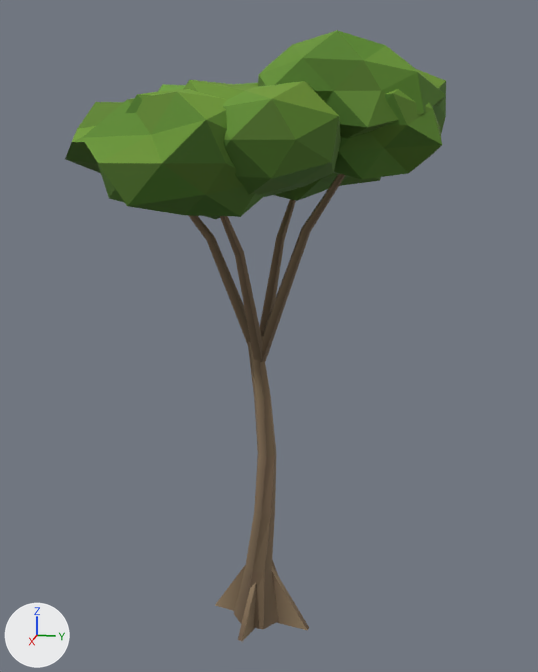
Renders of the glTF model web/public/cove/tree/canopy_a.glb from each side of a commit.
Rendered twice from a 50 mm camera at (17.94, 3.76, 12.46) aimed at (-0.45, 0.08, 7.86). Arrows for +X, +Y and +Z are at lower left; the lights stay in place. The first picture is the older version. Where no turn or scale is listed for an object, it has been applied to the vertices. Vertices at exactly the same position are counted once.

Names of what the first picture shows: 'canopy_a_leafy', 'canopy_a_solid'.
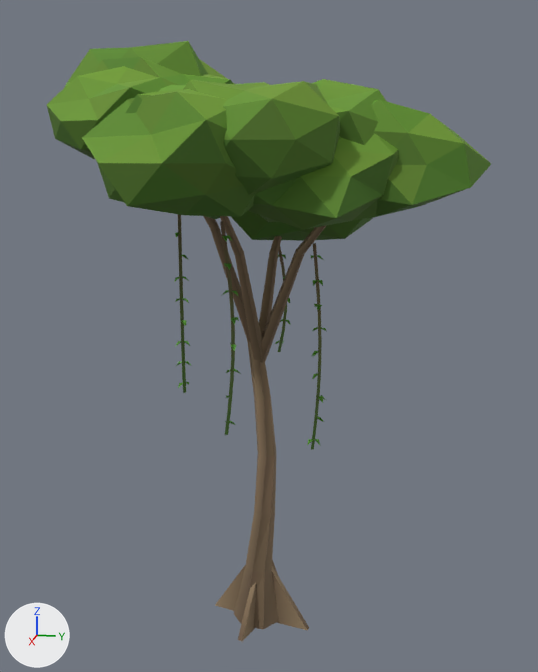
Where the newer file only moved an object's origin or applied its transform, the numbers keep the older frame.

Boxes [x1, y1, x2, y2] around the edits, measured in the pictures (538 x 672 px; the box of a moved part takes in the faces that stretch with it):
'canopy_a_leafy', reshaped, moved, rescaled (16% wider): before [65, 30, 446, 219]; after [47, 41, 491, 241]
'canopy_a_solid', reshaped: before [188, 174, 345, 641]; after [203, 216, 327, 641]
'canopy_a_leaf', added: after [174, 214, 327, 450]
part 1 of me_mesh_0, moved or reshaped: before [188, 174, 345, 362]; after [203, 216, 327, 363]
part 2 of me_mesh_1, moved or reshaped: before [183, 80, 341, 197]; after [183, 80, 340, 195]
part 3 of me_mesh_1, moved or reshaped: before [82, 89, 266, 219]; after [82, 89, 255, 219]
part 4 of me_mesh_1, moved or reshaped: before [126, 83, 258, 113]; after [126, 82, 269, 113]
part 5 of me_mesh_1, moved or reshaped (not visible before): after [95, 57, 233, 85]
part 6 of me_mesh_1, moved or reshaped (not visible before): after [47, 66, 177, 159]
part 7 of me_mesh_1, moved or reshaped: before [65, 102, 124, 173]; after [64, 41, 234, 88]
part 8 of me_mesh_1, moved or reshaped (not visible afterwards): before [275, 173, 381, 201]
part 9 of me_mesh_1, moved or reshaped (not visible before): after [231, 211, 373, 241]
part 10 of me_mesh_1, moved or reshaped: before [258, 30, 446, 138]; after [368, 99, 491, 218]
part 11 of me_mesh_1, moved or reshaped: before [334, 89, 442, 180]; after [312, 79, 386, 145]
part 12 of me_mesh_1, moved or reshaped: before [416, 69, 446, 133]; after [248, 133, 398, 230]

Diff of the bpy script that builds the scene:
```diff
--- a/web/public/cove/tree/canopy_a.glb.py
+++ b/web/public/cove/tree/canopy_a.glb.py
@@ mat_lowpoly_leaf @@
+mat_lowpoly_leaf = bpy.data.materials.new('lowpoly_leaf')
+mat_lowpoly_leaf.use_nodes = True; mat_lowpoly_leaf.node_tree.nodes.clear()
+_N = mat_lowpoly_leaf.node_tree.nodes; _L = mat_lowpoly_leaf.node_tree.links
+n0 = _N.new('ShaderNodeBsdfPrincipled'); n0.name = 'Principled BSDF'
+n0.inputs[2].default_value = 0.75  # 'Roughness'
+n1 = _N.new('ShaderNodeOutputMaterial'); n1.name = 'Material Output'
+n2 = _N.new('ShaderNodeVertexColor'); n2.name = 'Color Attribute'
+_L.new(n0.outputs[0], n1.inputs[0])  # 'BSDF' to 'Surface'
+_L.new(n2.outputs[0], n0.inputs[0])  # 'Color' to 'Base Color'
@@ me_mesh_0 @@
-me_mesh_0.from_pydata(...)  # 126 vertices, 166 faces; spans x -2.48..2.48, y -2.62..2.62, z -6.3..6.3
+me_mesh_0.from_pydata(...)  # 126 vertices, 166 faces; spans x -2.02..2.48, y -2.28..2.47, z -6.3..6.37
+# me_mesh_0 part 1: 41 of 126 vertices moved; they spanned x -2.48..0.29, y -2.62..2.62, z 1.02..6.3 and now span x -2.02..1.14, y -2.28..2.47, z 1.03..6.37; mean shift (0.35, -0.01, -0.18); largest move (0.26, 2.52, 6.29) -> (1.14, 2.39, 5.29)
 me_mesh_0.materials.append(mat_lowpoly)
@@ me_mesh_1 @@
 # used by ob_canopy_a_leafy; parent = ob_canopy_a; location = (-0.323, -0.406, 12.97); scale = (5.03, 5.03, 5.03)
-me_mesh_1.from_pydata(...)  # 504 vertices, 960 faces; spans x -1.0..1.0, y -0.92..0.92, z -0.4..0.4
+me_mesh_1.from_pydata(...)  # 504 vertices, 960 faces; spans x -0.88..0.88, y -1.0..1.0, z -0.46..0.46
+# me_mesh_1 part 2: the loose piece of 42 vertices spanning x 0.12..0.9, y -0.25..0.51, z -0.29..0.18 is scaled about its middle by 0.936, then moved by (-0.09, -0.06, 0.07)
+# me_mesh_1 part 3: the loose piece of 42 vertices spanning x 0.11..1.0, y -0.54..0.41, z -0.4..0.16 is scaled about its middle by 0.937, then moved by (-0.09, -0.05, 0.07)
+# me_mesh_1 part 4: the loose piece of 42 vertices spanning x -0.1..0.77, y -0.64..0.3, z -0.28..0.21 is scaled about its middle by 0.936, then moved by (-0.08, -0.04, 0.07)
+# me_mesh_1 part 5: the loose piece of 42 vertices spanning x -0.56..0.25, y -0.72..-0.01, z -0.39..0.06 is moved by (0.04, -0.13, 0.32)
+# me_mesh_1 part 6: the loose piece of 42 vertices spanning x -0.38..0.25, y -0.77..-0.15, z -0.26..0.14 is scaled about its middle by 1.1, then moved by (0.13, -0.1, 0.19)
+# me_mesh_1 part 7: the loose piece of 42 vertices spanning x -0.54..0.28, y -0.92..-0.2, z -0.29..0.16 is scaled about its middle by 1.18, then moved by (-0.16, -0.01, 0.26)
+# me_mesh_1 part 8: the loose piece of 42 vertices spanning x -0.73..0.03, y -0.16..0.66, z -0.33..0.14 is scaled about its middle by 1.05, then moved by (-0.08, 0.03, 0.0)
+# me_mesh_1 part 9: the loose piece of 42 vertices spanning x -0.76..-0.03, y -0.24..0.55, z -0.27..0.2 is moved by (-0.03, -0.02, -0.19)
+# me_mesh_1 part 10: the loose piece of 42 vertices spanning x -0.19..0.59, y 0.09..0.91, z -0.1..0.4 is moved by (-0.06, 0.08, -0.21)
+# me_mesh_1 part 11: the loose piece of 42 vertices spanning x -0.17..0.5, y 0.19..0.91, z -0.21..0.25 is scaled about its middle by 1.2, then moved by (-0.06, -0.28, -0.03)
+# me_mesh_1 part 12: the loose piece of 42 vertices spanning x -0.46..0.41, y 0.12..0.92, z -0.16..0.36 is scaled about its middle by 0.955, then moved by (0.29, -0.22, -0.18)
+# other edits to the shape of me_mesh_1 do not show in these pictures
 me_mesh_1.materials.append(mat_lowpoly_foliage)
@@ ob_canopy_a_leafy @@
 ob_canopy_a_leafy.parent = ob_canopy_a
-ob_canopy_a_leafy.location = (-0.323, -0.406, 12.97)
-ob_canopy_a_leafy.scale = (5.03, 5.03, 5.03)
+ob_canopy_a_leafy.location = (-0.0196, -0.13, 12.63)
+ob_canopy_a_leafy.scale = (5.37, 5.37, 5.37)
@@ ob_canopy_a_leaf @@
+ob_canopy_a_leaf = bpy.data.objects.new('canopy_a_leaf', me_mesh_2)  # 296 vertices, 192 faces; spans x -1.94..1.94, y -2.1..2.1, z -3.36..3.36
+ob_canopy_a_leaf.location = (-0.02, -0.39, 8.54)
```
